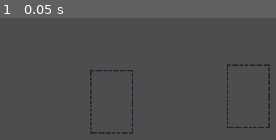
Above: before the commit, frame 1.
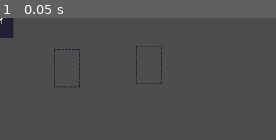
Above: after the commit, the same moment.

Repository: ryukgod26/Hand-of-Fate
Game: Godot game, scene res://Scenes/Game/game.tscn
Same seed, same stepped clock (60 frames per second), same inputs: the game is played once before the commit and once after it. The project has no main scene, so this scene is started directly.
Inputs:
- Up to frame 1 (0.05 s): no input

The runs differ from the first frame. In frame 1, 2.6% of the frame differs, in the area x 0-98%, y 0-96%.

Commit message:
Implement player hand initialization and card positioning logic

Diff:
--- a/Scenes/Game/game.tscn
+++ b/Scenes/Game/game.tscn
@@ -7,6 +7,7 @@
 [node name="Game" type="Node2D"]
 
 [node name="CardsManager" type="Node2D" parent="."]
+unique_name_in_owner = true
 script = ExtResource("1_qxfds")
 
 [node name="CardSlots" type="Node2D" parent="."]
--- a/Scripts/PlayerHand/player_hand.gd
+++ b/Scripts/PlayerHand/player_hand.gd
@@ -1,3 +1,34 @@
 extends Node2D
 
+const CARD_WIDTH = 200. #Subject to Change
+const HAND_Y_POS = 890.
+
 var HAND_COUNT = 2
+var card_scene = preload("res://Scenes/Cards/card.tscn")
+var player_hand = []
+var center_screen_x: float
+
+func _ready() -> void:
+	center_screen_x = get_viewport().size.x / 2
+
+	for i in range(HAND_COUNT):
+		var card = card_scene.instantiate()
+		%CardsManager.add_child(card)
+		card.name = "Card"
+
+func add_card_to_hand(card) -> void:
+	player_hand.insert(0,card)
+
+func update_hand_positions() -> void:
+	for i in range(player_hand.size()):
+		var new_pos = Vector2(calculate_card_position(i),HAND_Y_POS)
+		var card = player_hand[i]
+		animate_card_to_position(card,new_pos)
+
+func calculate_card_position(idx) -> float:
+	var total_width = (player_hand.size() - 1 )*CARD_WIDTH
+	return center_screen_x + idx * CARD_WIDTH -  total_width / 2
+
+func animate_card_to_position(card,pos):
+	var tween = create_tween()
+	tween.tween_property(card,"position",pos,0.3)
--- a/project.godot
+++ b/project.godot
@@ -16,6 +16,8 @@
 
 [display]
 
+window/size/viewport_width=1920
+window/size/viewport_height=1080
 window/vsync/vsync_mode=0
 
 [editor_plugins]
